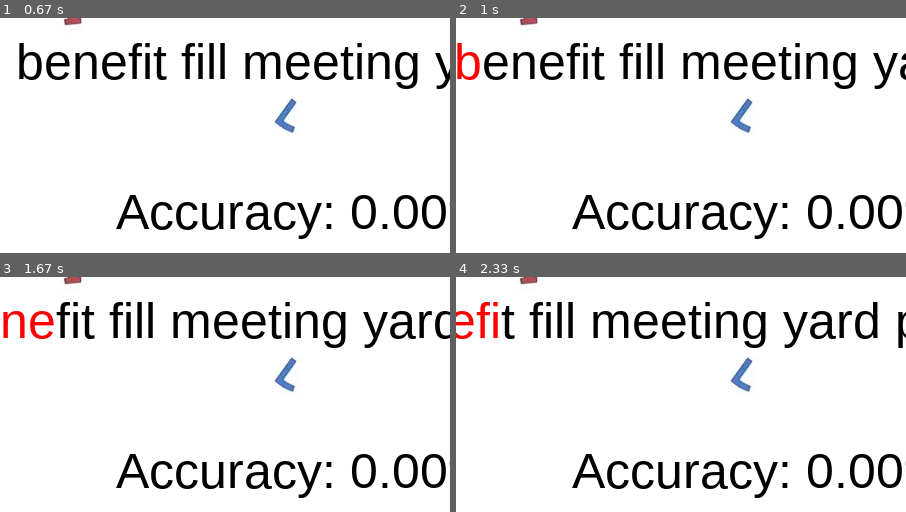
Above: before the commit, frames 1-4 (two rows, left to right).
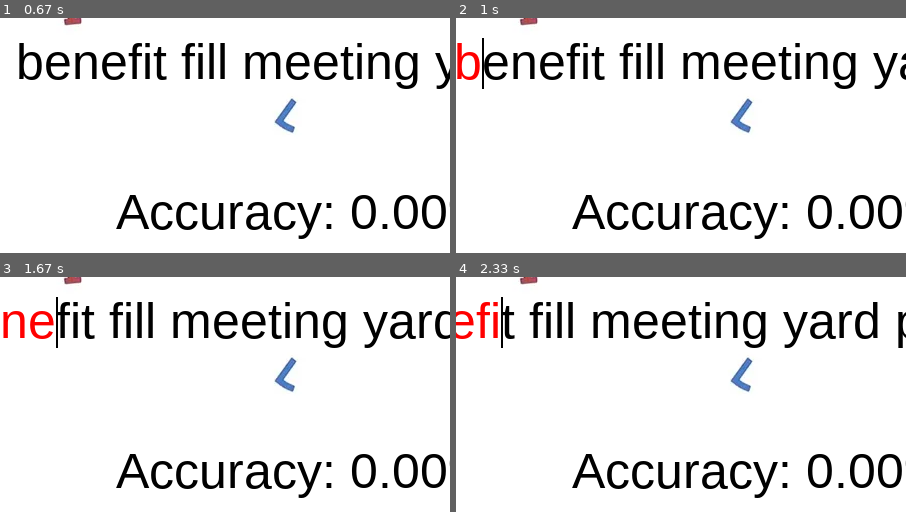
Above: after the commit, the same moments.

Repository: Nikola959595/typing-speed-test-pygame
Game: pygame game, started from main.py
Two runs of this game, one before a commit and one after it. Both use one fixed random seed, a clock stepped at 60 frames per second and the inputs below.
Inputs:
- Up to frame 1 (0.67 s): tap Enter at 0.33 s
- Up to frame 2 (1 s): tap Space at 0.67 s
- Up to frame 3 (1.67 s): tap Space at 1.07, 1.37, 1.57 s
- Up to frame 4 (2.33 s): tap Space at 1.9, 2.2 s
The pictures show only the part of the screen within x 37-87%, y 50-100%; the shares and areas given below are measured in that part.

Frame 1 is identical in both runs. In frame 2, 0.1% of the frame differs, in the area x 5-7%, y 8-31%; in frame 3, less than 0.1%; in frame 4, less than 0.1%.

Commit message:
added cursor

Diff:
--- a/main.py
+++ b/main.py
@@ -17,6 +17,7 @@
 letter_color = (0, 0, 0)
 letter_color_correct = (0, 255, 0)
 letter_color_incorrect = (255, 0, 0)
+cursor_color = (0, 0, 0)
 
 # Load background image
 try:
@@ -54,6 +55,10 @@
 wpm = 0
 accuracy = 0
 
+#Cursor variables
+cursor_blink = True
+cursor_blink_timer = 0
+
 waiting = False
 wait_timer = 3
 
@@ -81,7 +86,10 @@
             else:
                 color = letter_color
             letter_width = draw_text(letter, text_font, color, current_x, letter_pos_y)
+            if i == len(typed_letters):
+                cursor_x = current_x
             current_x += letter_width
+
 
         elapsed_time = 60 - counter
         if elapsed_time > 0:
@@ -94,6 +102,10 @@
         draw_text(f"WPM: {wpm:.2f}", text_font, letter_color, 50, 400)
         draw_text(f"Accuracy: {accuracy:.2f}%", text_font, letter_color, 450, 400)
         draw_text(timer_text, text_font, letter_color, 400, 50)
+
+        if cursor_blink:
+            pygame.draw.line(screen, cursor_color, (cursor_x, letter_pos_y + 5), (cursor_x, letter_pos_y + 55), 2)
+
 
     for event in pygame.event.get():
         if event.type == pygame.QUIT:
@@ -128,5 +140,12 @@
                     start_text_display = True
                     waiting = False
                     wait_timer = 3
+        if event.type == pygame.KEYUP:
+            cursor_blink = True
+    cursor_blink_timer += 1
+    if cursor_blink_timer % 30 == 0:
+        cursor_blink = not cursor_blink
+
+
 
     pygame.display.update()
